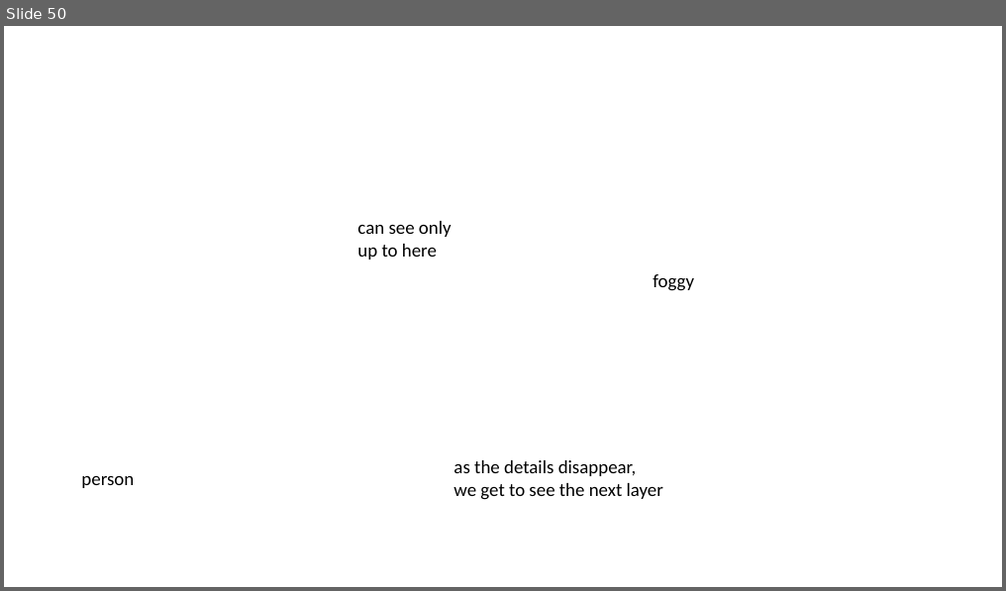
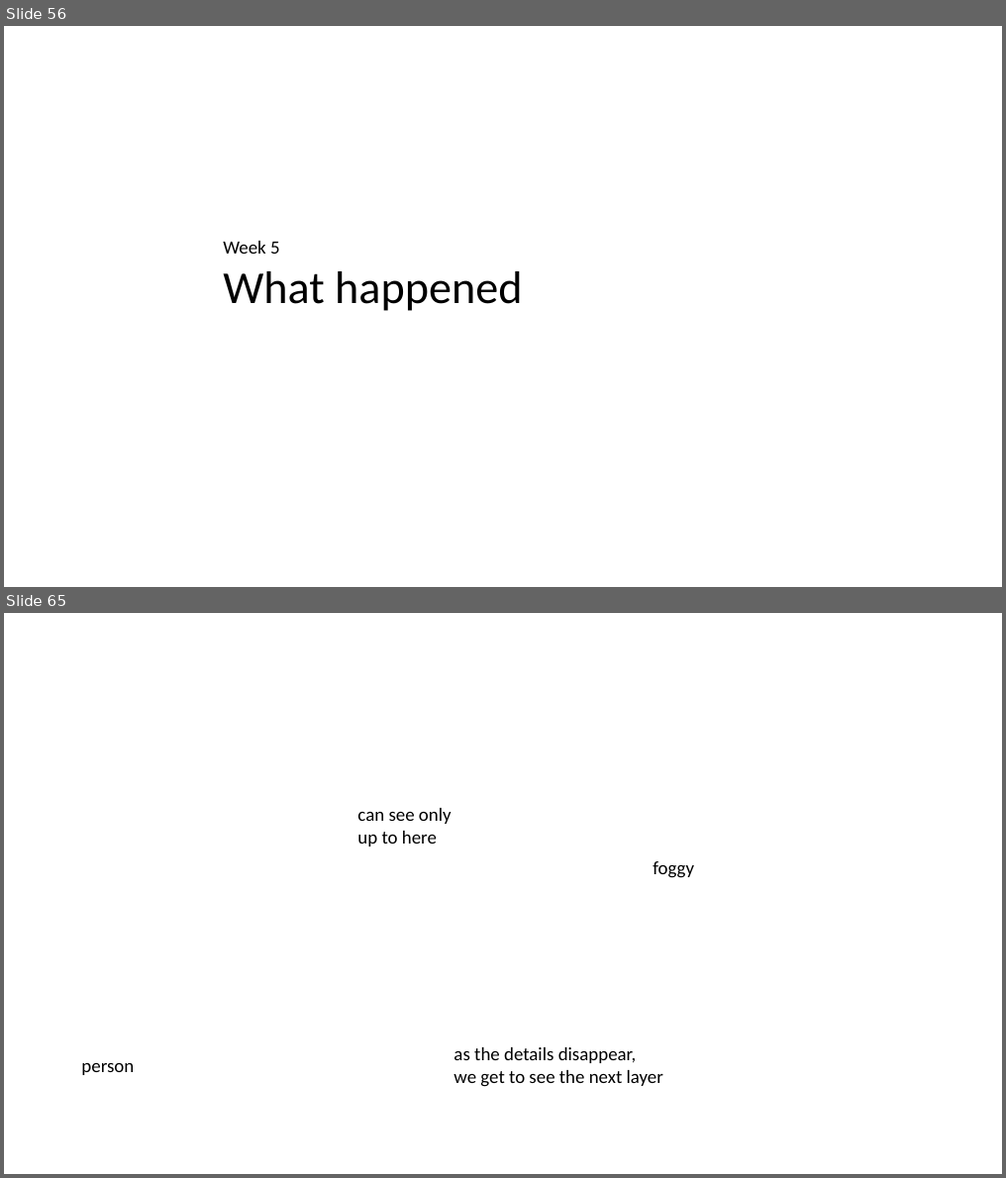
Before and after one commit to LearnWithLlew/TestingBetterWithApprovals.Slides, a slide deck: slides/Testing Better with Approvals.pptx. Shown one above the other, each under a label of ours: slide 50 before the commit, slides 56 and 65 after it; the slides between them are not shown. The pictures are 1006x591 and 1006x1178 pixels, drawn with LibreOffice and Linux fonts; fonts in the diff are those of the drawing. Boxes give left, top, right and bottom in pixels: in the first picture for what was removed or moved away, otherwise in the second. Text is boxed around its words. In the diff, an @@ line names an element or a change of style, - is before the commit and + after.

```diff
--- a/slides/Testing Better with Approvals.pptx
+++ b/slides/Testing Better with Approvals.pptx
@@ slide 56 added at [4, 26, 1002, 587], background #FFFFFF @@
@@ text added at [223, 241, 522, 311], 44 pt, text #000000 @@
+Week 5
+What happened
@@ what was slide 50 is now slide 65 @@
```
Also in this commit, not shown: 15 other slides added, 1 slide removed.
